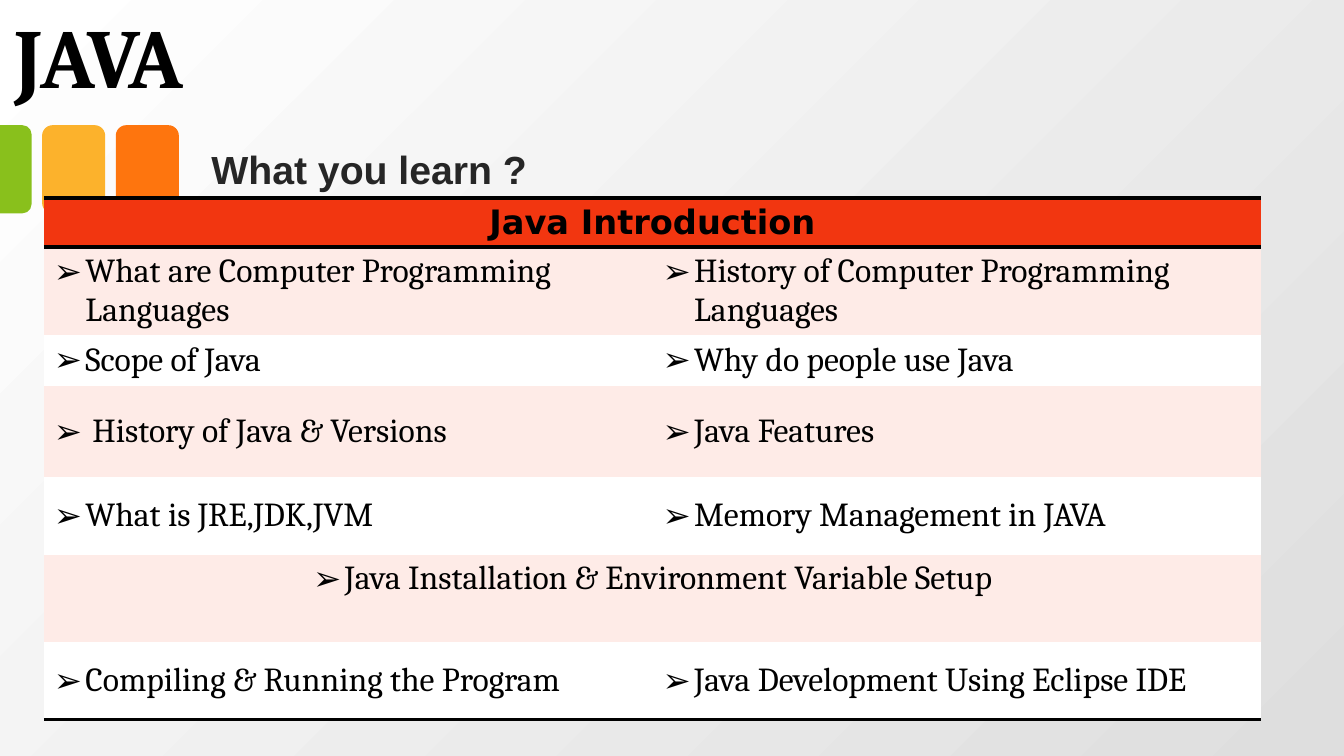
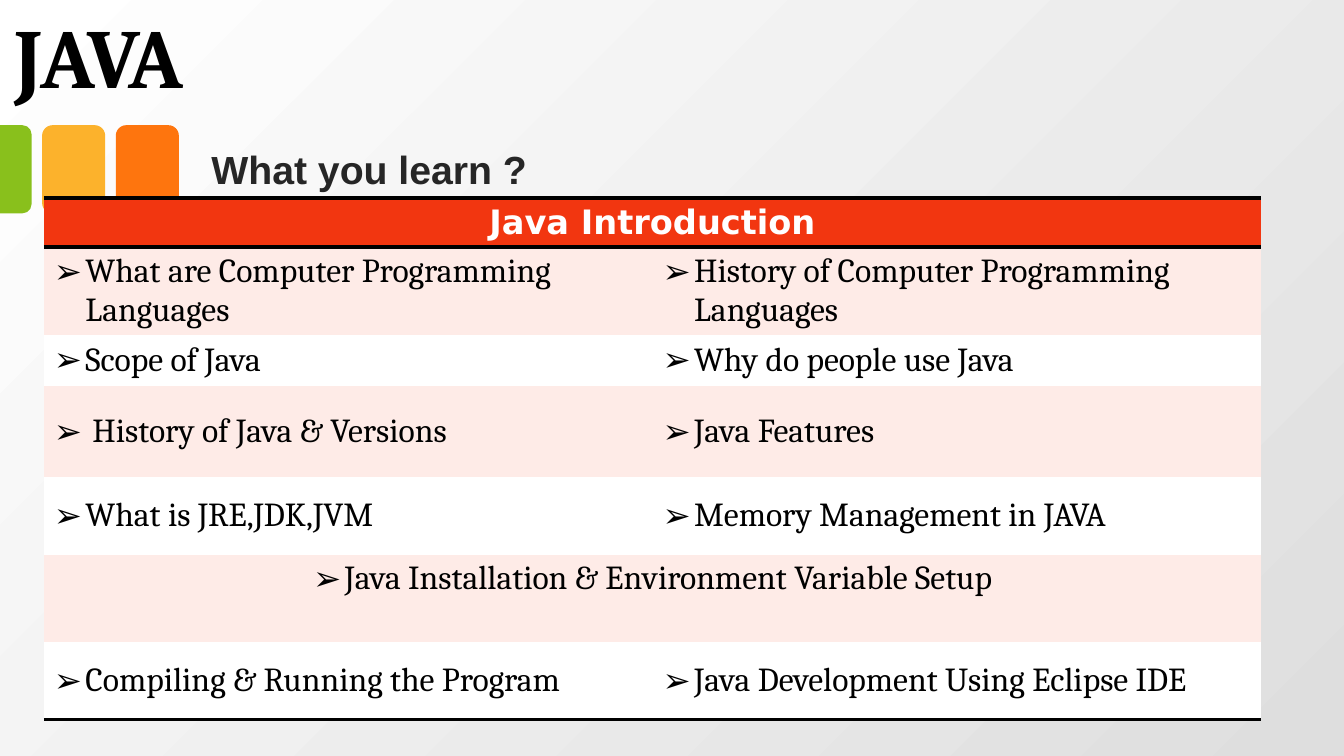
Before and after one commit to anirudhagaikwad/Java_Programming, a slide deck: slide 1 of Java_PPT/#1_Introduction_of_Java.pptx. Drawn at 1344x756 pixels with LibreOffice and Linux fonts; fonts in the diff are those of the drawing. Boxes give left, top, right and bottom in pixels: in the first picture for what was removed or moved away, otherwise in the second. Text is boxed around its words. In the diff, an @@ line names an element or a change of style, - is before the commit and + after.

```diff
--- a/Java_PPT/#1_Introduction_of_Java.pptx
+++ b/Java_PPT/#1_Introduction_of_Java.pptx
@@ table at box(43, 198, 1261, 731) @@
@@ text colour #000000 to #FFFFFF in "Java Introduction" @@
```
Also in this commit, not shown: 4 other slides changed, 3 slides added, 3 slides removed, 16 other files.
